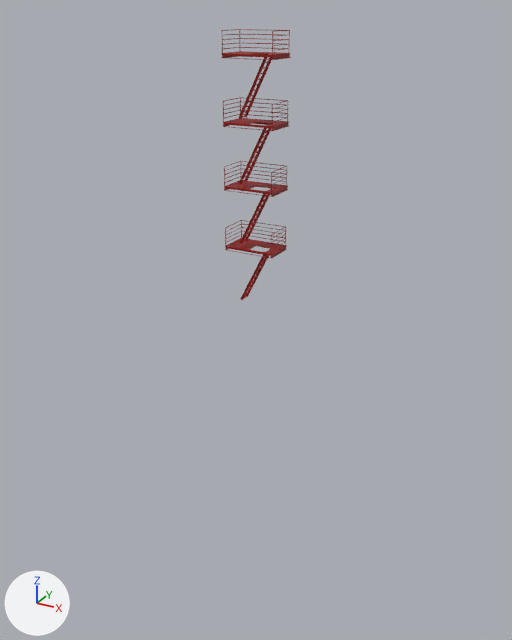
A saved change to the Blender file Assets/Asset Testing/Nubby/Blender/fire-escape.blend.
Before and after are seen from a camera (50 mm lens) standing at (10.3, -23.5, 1.2) and looking at (-3.0, 0.7, -11.0). Lighting does not change. The marker at lower left points along +X, +Y and +Z.

Names of what the first picture shows: 'Fire Escape'.
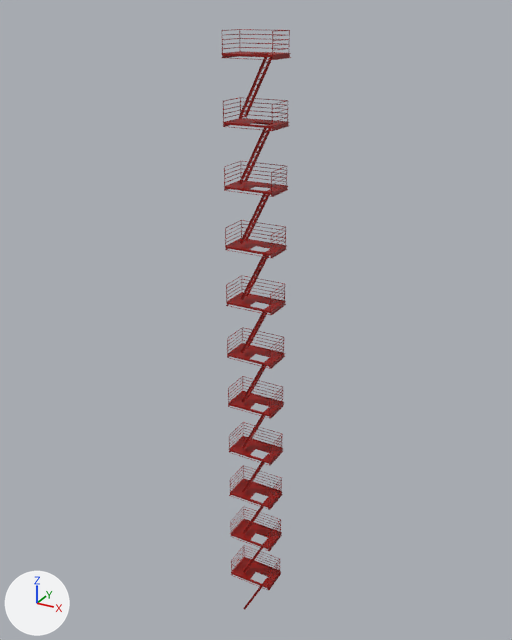
Where the change shows, as pixel boxes [x1, y1, x2, y2] in the pictures (512 x 640 px):
'Fire Escape', modifiers changed (114% taller): before [221, 29, 291, 300]; after [221, 29, 291, 610]

What the commit changed:
Object 'Fire Escape' (ob_fire_escape) has a ARRAY modifier named 'Array'.
On modifier 'Array' of object 'Fire Escape' (ob_fire_escape), count goes from 4 to 11.
